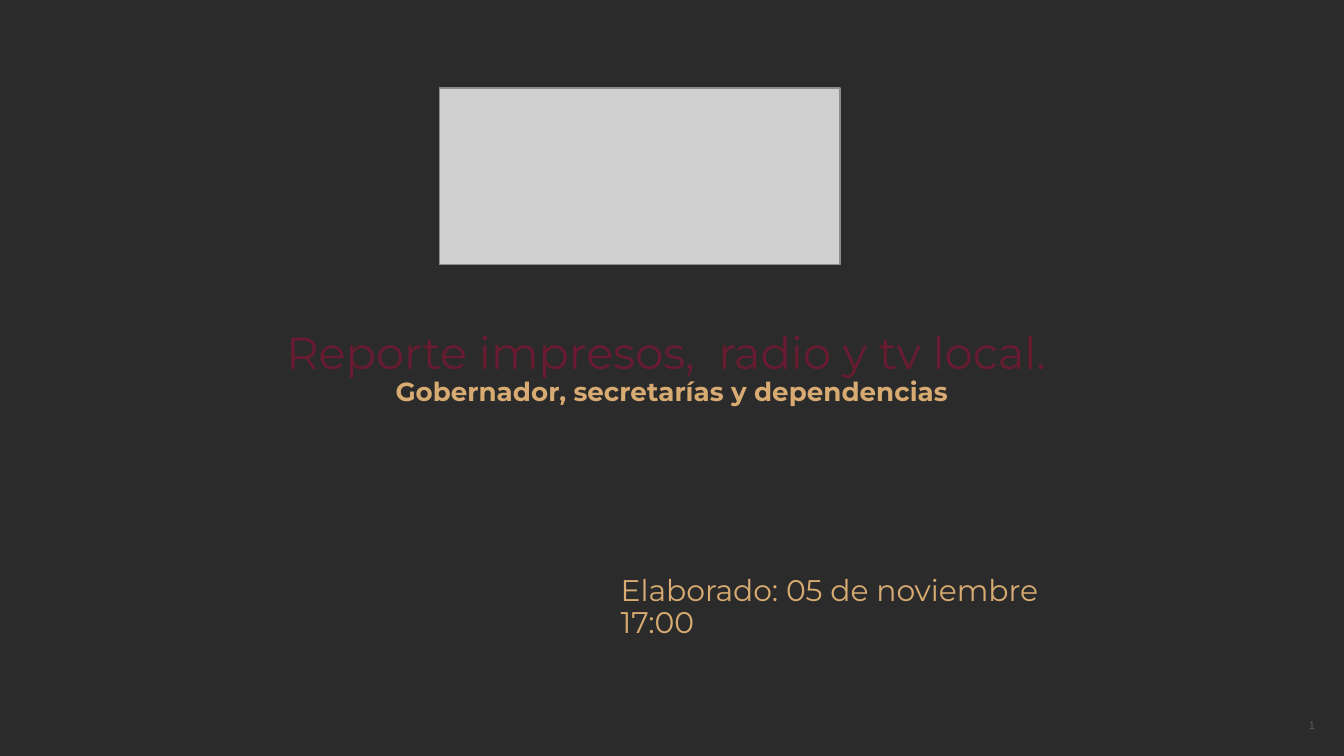
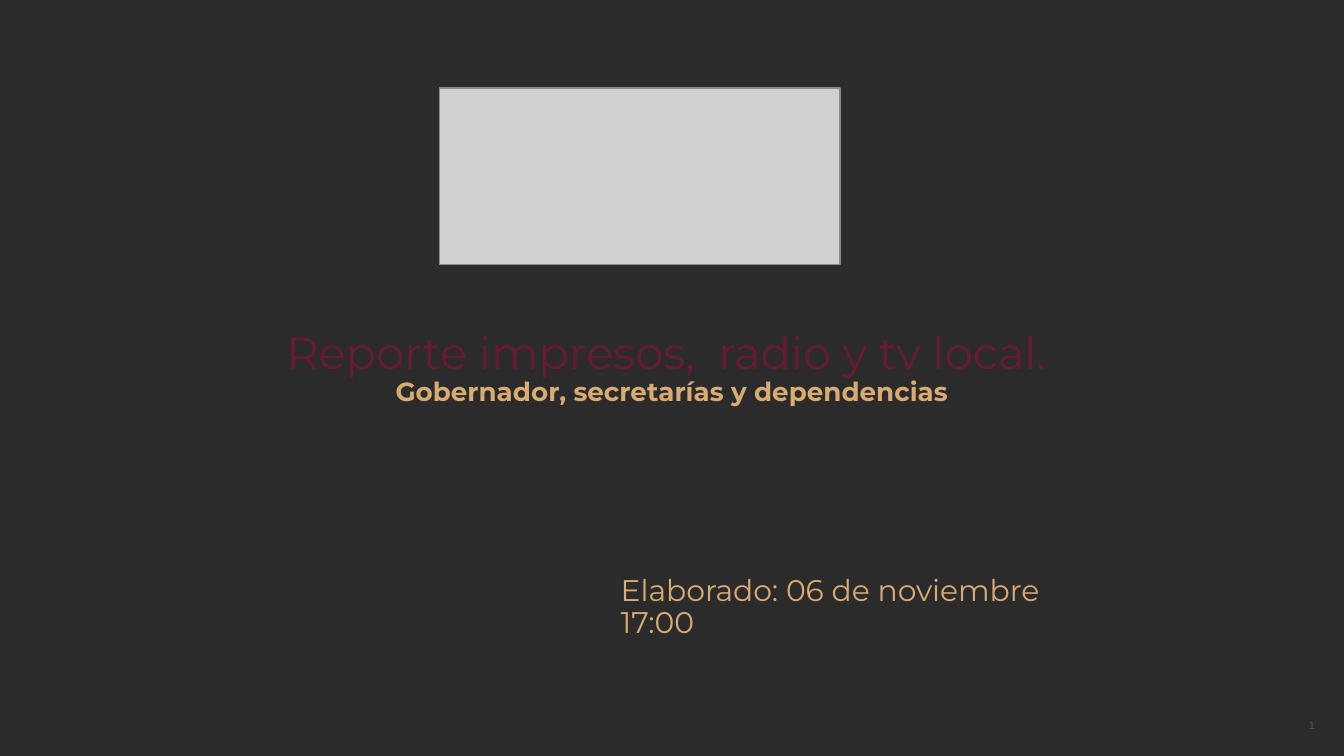
Before and after one commit to thelonious9/Reporteportadas, a slide deck: slide 1 of Reporte 061126.pptx. Drawn at 1344x756 pixels with LibreOffice and Linux fonts; fonts in the diff are those of the drawing; grey boxes stand for pictures; background and template pictures are left out; a plain dark background stands for a picture behind light text. Boxes give left, top, right and bottom in pixels: in the first picture for what was removed or moved away, otherwise in the second. Text is boxed around its words. In the diff, an @@ line names an element or a change of style, - is before the commit and + after.

```diff
--- a/Reporte 061126.pptx
+++ b/Reporte 061126.pptx
@@ text at (621,579,1040,601): text changed @@
-Elaborado: 05 de noviembre
+Elaborado: 06 de noviembre
```
Also in this commit, not shown: 9 other slides changed, 2 slides added, 2 slides removed.
